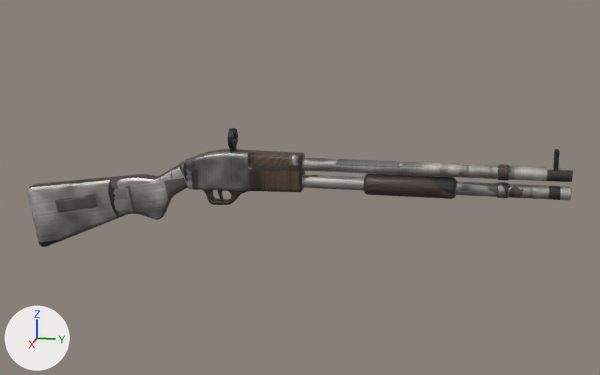
The glTF model addons/fc_weapons/assets/models/pump_shotgun.glb, before and after one commit.
The view is the same before and after, from a camera (50 mm lens) standing at (1.269, 0.284, 0.352) and looking at (-0.009, 0.028, 0.033). Arrows for +X, +Y and +Z are at lower left; the lights stay in place. The picture after the commit comes second. Where no turn or scale is listed for an object, it has been applied to the vertices. Vertices at exactly the same position are counted once.

Script lines for the objects in view, before the commit:
```python
me_cube_006 = bpy.data.meshes.new('Cube.006')
me_cube_006.from_pydata(...)  # 866 vertices, 1664 faces; spans x -0.018..0.018, y -0.444..0.444, z -0.091..0.091
me_cube_006.materials.append(mat_shotgunfinal)
me_cylinder_001 = bpy.data.meshes.new('Cylinder.001')
me_cylinder_001.from_pydata(...)  # 128 vertices, 224 faces; spans x -0.0169..0.0169, y -0.0711..0.0711, z -0.0169..0.0169
me_cylinder_001.materials.append(mat_shotgunfinal)
ob_shotgun = bpy.data.objects.new('shotgun', me_cube_006)
ob_shotgun.location = (0.0, 0.0, 0.0)
ob_shotgunpomp = bpy.data.objects.new('shotgunpomp', me_cylinder_001)
ob_shotgunpomp.location = (0.0, 0.204, 0.046)
```
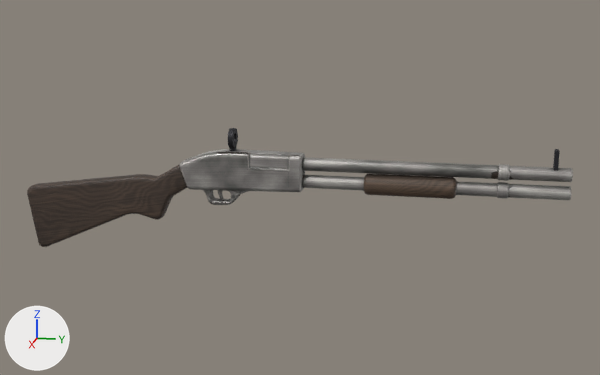
Pixel boxes [x1, y1, x2, y2] of what changed, in the pictures (600 x 375 px):
part 1 of me_cube_006, reshaped
    before: [219, 154, 300, 203]
    after: [158, 153, 305, 215]
part 2 of me_cube_006, surface changed
    both: [27, 149, 573, 247]
part 3 of me_cylinder_001, surface changed
    both: [365, 174, 455, 198]

The edits, one by one:
me_cube_006 is used by ob_shotgun; location (0.0, 0.0, 0.0).
me_cube_006 had 866 vertices, 1664 faces and spanned x -0.018..0.018, y -0.444..0.444, z -0.091..0.091.
me_cube_006 now has 1434 vertices, 2762 faces and spans x -0.018..0.018, y -0.444..0.444, z -0.091..0.091.
me_cube_006 part 1: 14 vertices moved within x -0.018..0.018, y -0.089..0.016, z 0.007..0.089; 2 vertices removed from x -0.011..0.011, y 0.015, z 0.088; 480 vertices added at x -0.018..0.018, y -0.203..0.034, z -0.015..0.091.
me_cube_006 part 2: 1133 kept faces spanning x -0.018..0.018, y -0.444..0.444, z -0.09..0.091 get new texture (UV) coordinates.
Other edits to the shape of me_cube_006 do not show in these pictures.
me_cylinder_001 is used by ob_shotgunpomp; location (0.0, 0.204, 0.046).
me_cylinder_001 had 128 vertices, 224 faces and spanned x -0.0169..0.0169, y -0.0711..0.0711, z -0.0169..0.0169.
me_cylinder_001 now has 192 vertices, 342 faces and spans x -0.0169..0.0169, y -0.0707..0.0707, z -0.0169..0.0169.
me_cylinder_001 part 3: 96 kept faces spanning x -0.0169..0.0169, y -0.0682..0.0682, z -0.0169..0.0169 get new texture (UV) coordinates.
Edits to the shape of me_cylinder_001 do not show in these pictures.
